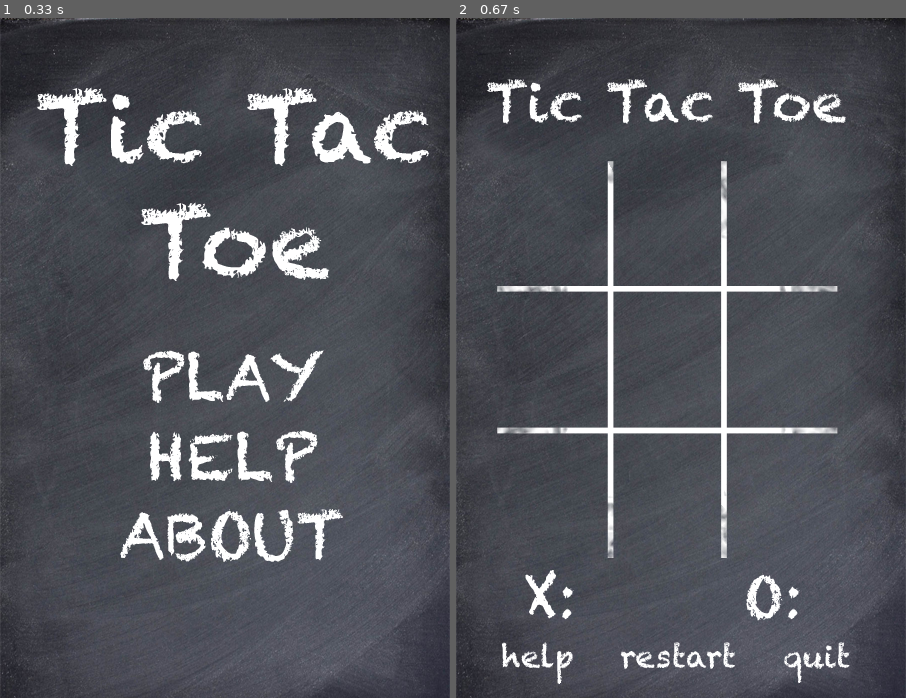
Above: before the commit, frames 1-2 (left to right).
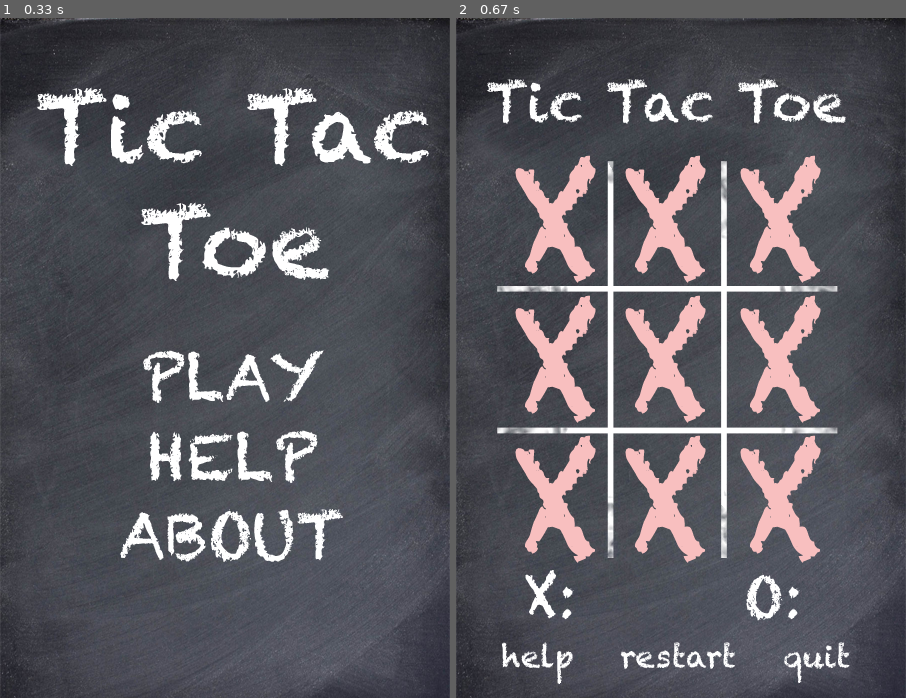
Above: after the commit, the same moments.

Repository: svaithia/pygame
Game: pygame game, started from tictactoe.py
Same seed, same stepped clock (60 frames per second), same inputs: the game is played once before the commit and once after it.
Inputs:
- Up to frame 1 (0.33 s): no input
- Up to frame 2 (0.67 s): tap P at 0.33 s

Frame 1 is identical in both runs. In frame 2, 12% of the frame differs, in the area x 13-82%, y 20-81%.

Commit message:
Added logic to the game. Now need to connect everything, clicking etc.

Diff:
--- a/tictactoe.py
+++ b/tictactoe.py
@@ -10,7 +10,9 @@
 h = 680
 
 class Graphics:
+    screen = 0
     i_bg = pygame.image.load('images/bg.png')
+
     def buildMainScreen(self):
         main_screen = pygame.display.set_mode((w,h))
         i_title = pygame.image.load('images/ttt_main.png')
@@ -25,10 +27,14 @@
         main_screen.blit(i_about, (112, 490))
 
     def buildGameScreen(self):
+        l_xy = [(45,130),(155,130), (270,130), (45,270), (155,270), (270,270), (45,410), (155,410),(270,410)]
         i_gtitle = pygame.image.load('images/ttt_title.png')
         i_board = pygame.image.load('images/board.png')
         i_score = pygame.image.load('images/scoreboard.png')
         i_nav = pygame.image.load('images/nav.png')
+
+        i_X = pygame.image.load('images/X.png')
+        i_O = pygame.image.load('images/O.png')
 
         game_screen = pygame.display.set_mode((w,h))
         game_screen.blit(self.i_bg, (0,0))
@@ -37,18 +43,69 @@
         game_screen.blit(i_score, (55, 540))
         game_screen.blit(i_nav, (35, 610))
 
-    screen = 0
+        game_screen.blit(i_X, l_xy[0])
+        game_screen.blit(i_X, l_xy[1])
+        game_screen.blit(i_X, l_xy[2])
+        game_screen.blit(i_X, l_xy[3])
+        game_screen.blit(i_X, l_xy[4])
+        game_screen.blit(i_X, l_xy[5])
+        game_screen.blit(i_X, l_xy[6])
+        game_screen.blit(i_X, l_xy[7])
+        game_screen.blit(i_X, l_xy[8])
+
+class Calc:
+    bv = [' ', ' ', ' ', ' ', ' ', ' ', ' ', ' ', ' ']
+    moves = 0
+    history = [] # stores position of moves
+
+    def __init__(self, graphics):
+        self.graphics = graphics
+
+    def makeMove(self, pos, letter):
+        self.bv[pos-1] = letter
+        self.moves += 1
+        history.append(pos)
+
+    def getLetter(self, pos):
+        return self.bv[pos-1]
+
+    def undoMove(self):
+        self.makeMove(self, history.pop(), ' ')
+        self.moves -= 2
+
+    def getCompletedMoves(self):
+        return self.moves
+
+    def whoWon(self):
+        for i in (1,4,7):
+            if(self.getLetter(i) == self.getLetter(i+1) and self.getLetter(i) == self.getLetter(i+2)):
+                if(self.getLetter(i) == 'X' or self.getLetter(i) == 'O'):
+                    return self.getLetter(i)
+        for i in (1,2,3):
+            if(self.getLetter(i) == self.getLetter(i+3) and self.getLetter(i) == self.getLetter(i+6)):
+                if(self.getLetter(i) == 'X' or self.getLetter(i) == 'O'):
+                    return self.getLetter(i)
+        if (self.getLetter(1) == self.getLetter(5) and self.getLetter(1) == self.getLetter(9)):
+            if(self.getLetter(1) == 'X' or self.getLetter(1) == 'O'):
+                return self.getLetter(1)
+        elif (self.getLetter(3) == self.getLetter(5) and self.getLetter(3) == self.getLetter(7)):
+            if(self.getLetter(1) == 'X' or self.getLetter(i) == 'O'):
+                return self.getLetter(1)
+        elif(self.moves < 9):
+            return 'n' # keep going
+        else:
+            return 't' # tie
 
 graph = Graphics()
 while True:
-   clock.tick(60)
-   if graph.screen==1:
+    clock.tick(60)
+    if graph.screen==1:
         graph.buildGameScreen()
-   elif graph.screen==0:
+    elif graph.screen==0:
         graph.buildMainScreen()
-   pygame.display.update()
+    pygame.display.update()
 
-   for event in pygame.event.get():
+    for event in pygame.event.get():
         if (event.type == pygame.QUIT) or (event.type == KEYDOWN and event.key == K_ESCAPE):
             sys.exit()
         elif event.type == KEYDOWN and event.key == K_p:
Binary file removed: images/bottom.png
